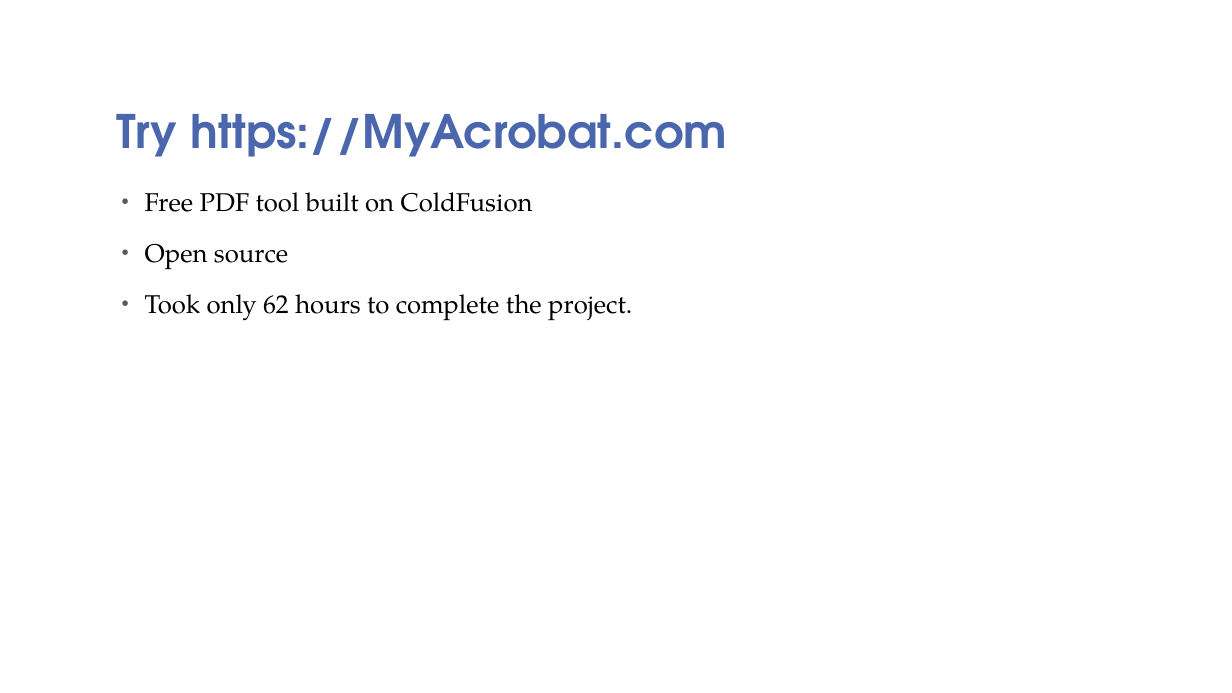
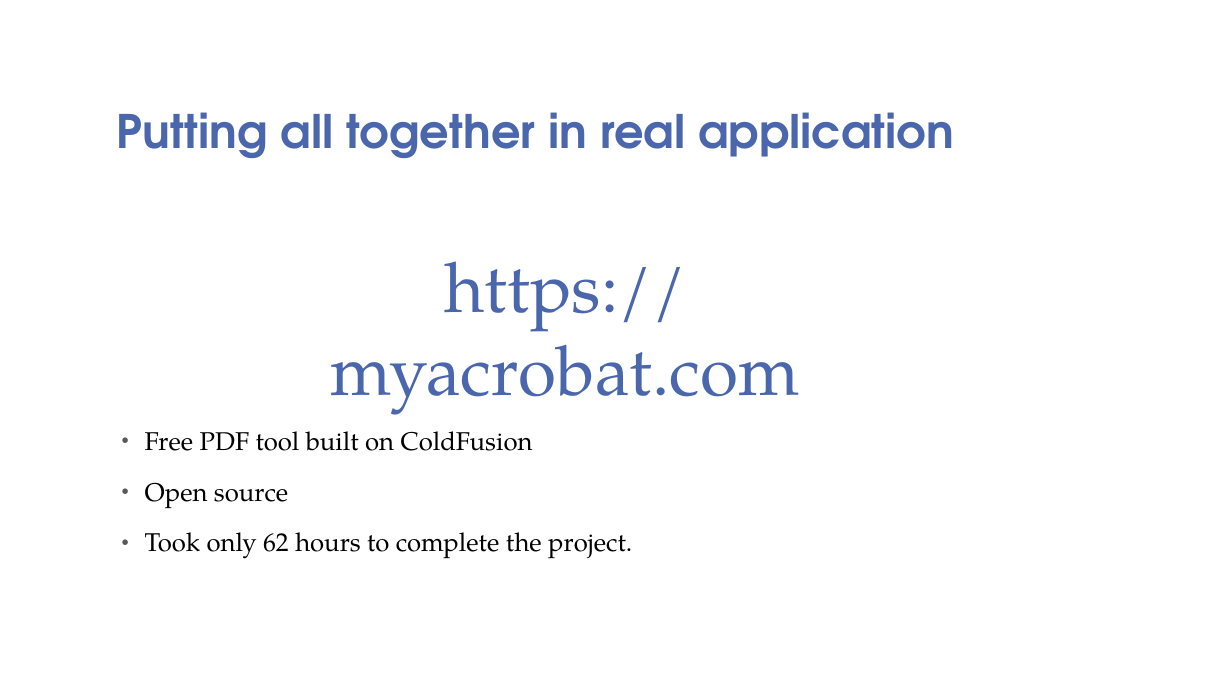
Before and after one commit to cfclick/CFSummit2017, a slide deck: slide 25 of powerpoint/Keep Control of your PDF Files.pptx. Drawn at 1232x693 pixels with LibreOffice and Linux fonts; fonts in the diff are those of the drawing; background and template pictures are left out. Boxes give left, top, right and bottom in pixels: in the first picture for what was removed or moved away, otherwise in the second. Text is boxed around its words. In the diff, an @@ line names an element or a change of style, - is before the commit and + after.

Commit message:
presentation updated

```diff
--- a/powerpoint/Keep Control of your PDF Files.pptx
+++ b/powerpoint/Keep Control of your PDF Files.pptx
@@ title at [117, 112, 954, 158]: text changed @@
-Try https://MyAcrobat.com
+Putting all together in real application
@@ text added at [331, 261, 800, 415], 54 pt, text #4A66AC @@
+https://myacrobat.com
@@ text "Free PDF tool built on ...": place and size @@
-text "Free PDF tool built on ..." at [145, 192, 632, 321]
+text "Free PDF tool built on ..." at [145, 431, 632, 559]
```
Also in this commit, not shown: 1 other slide changed, 5 other files.
